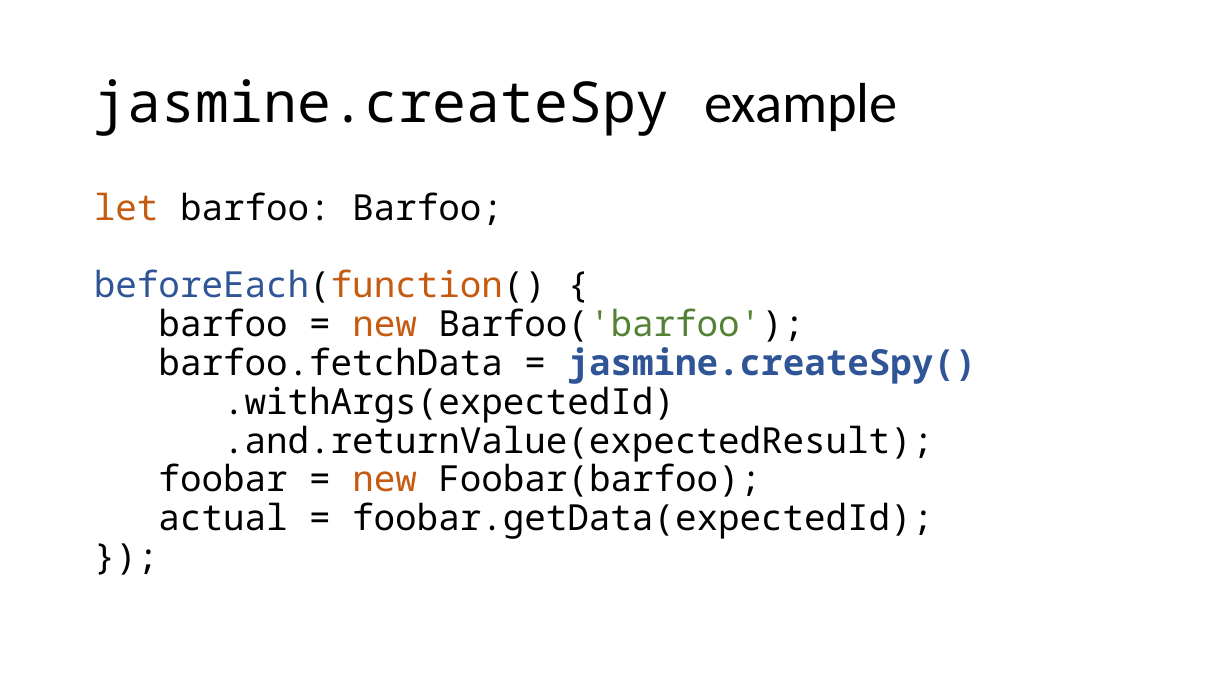
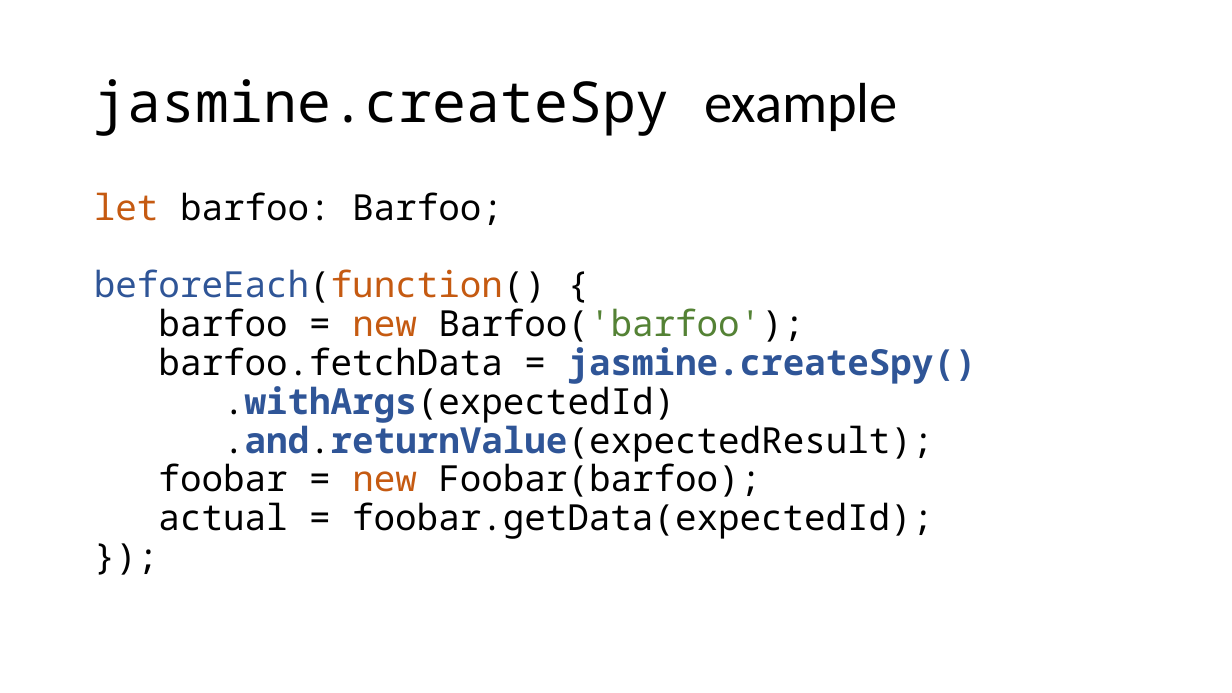
Before and after one commit to cebartling/test-driven, a slide deck: slide 21 of presentations/Introduction to Jasmine Framework.pptx. Drawn at 1232x693 pixels with LibreOffice and Linux fonts; fonts in the diff are those of the drawing. Boxes give left, top, right and bottom in pixels: in the first picture for what was removed or moved away, otherwise in the second. Text is boxed around its words. In the diff, an @@ line names an element or a change of style, - is before the commit and + after.

Commit message:
Updated Jasmine presentation

```diff
--- a/presentations/Introduction to Jasmine Framework.pptx
+++ b/presentations/Introduction to Jasmine Framework.pptx
@@ text "let barfoo: Barfoo; beforeEach(function() { ..." at [94, 192, 977, 539]: text colour #000000 to #2F5597, bold on in ".withArgs(expectedId) .and.returnValue(expectedResult);" @@
```
Also in this commit, not shown: 2 other slides changed.
